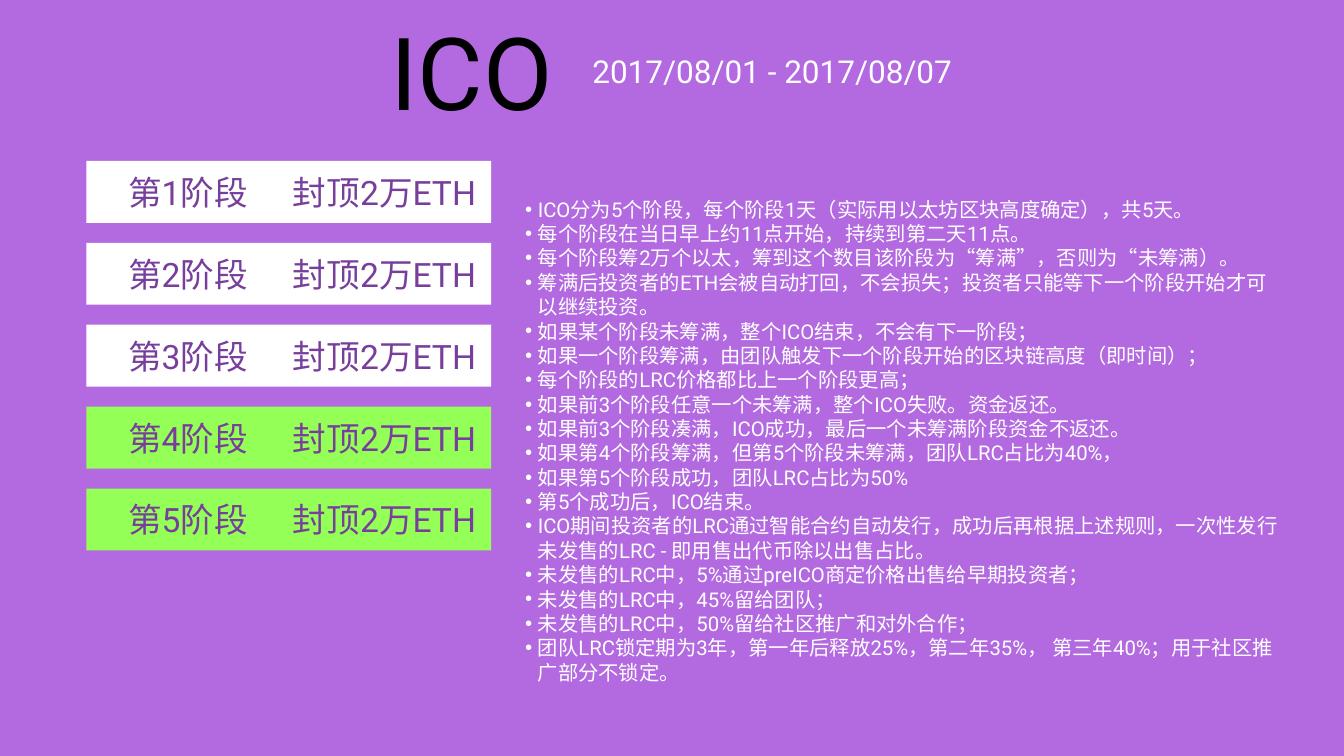
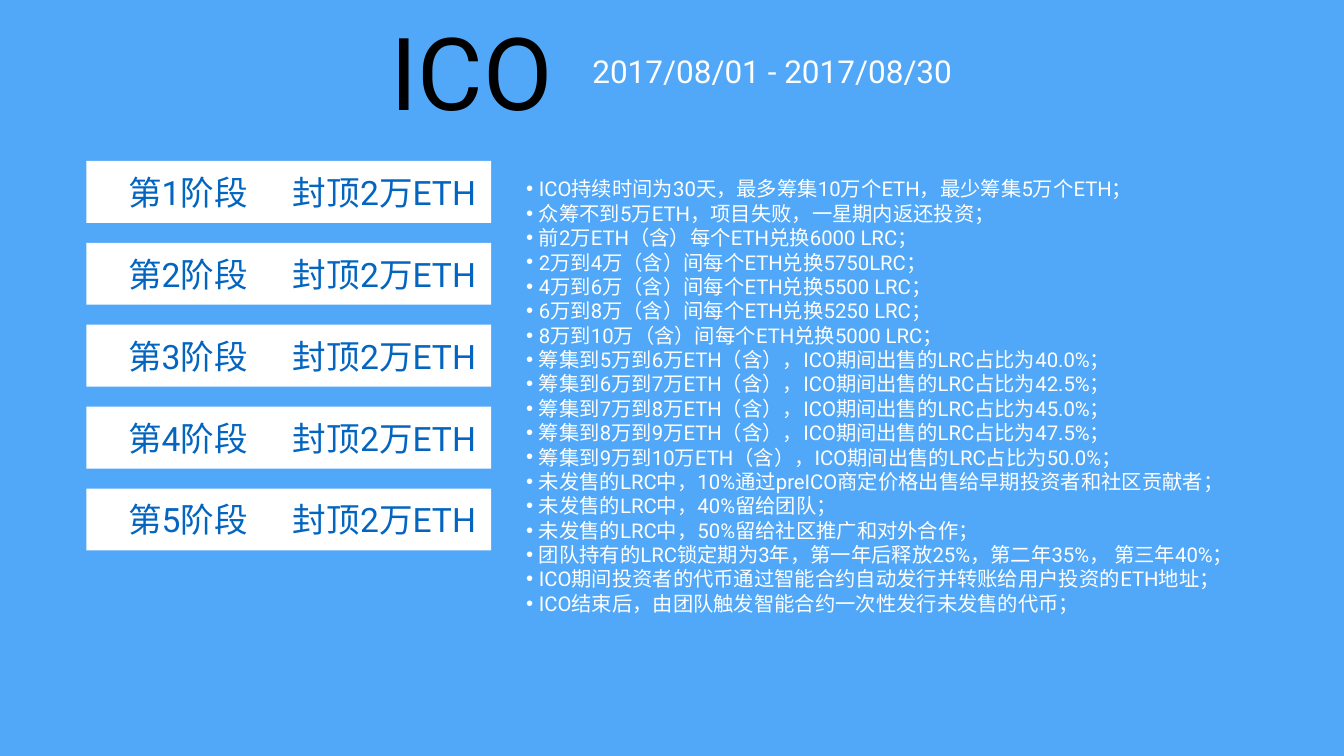
Before and after one commit to Loopring/whitepaper, a slide deck: slide 20 of keynote/loopring-technical.pptx. Drawn at 1344x756 pixels with LibreOffice and Linux fonts; fonts in the diff are those of the drawing. Boxes give left, top, right and bottom in pixels: in the first picture for what was removed or moved away, otherwise in the second. Text is boxed around its words. In the diff, an @@ line names an element or a change of style, - is before the commit and + after.

```diff
--- a/keynote/loopring-technical.pptx
+++ b/keynote/loopring-technical.pptx
@@ background #B36AE1 to #51A8F9 @@
@@ text at box(592, 60, 952, 85): text changed @@
-2017/08/01 - 2017/08/07
+2017/08/01 - 2017/08/30
@@ text "ICO持续时间为30天，最多筹集10万个ETH，最少筹集5万个ETH；": place and size @@
-text "ICO持续时间为30天，最多筹集10万个ETH，最少筹集5万个ETH；" at box(538, 200, 1278, 682)
+text "ICO持续时间为30天，最多筹集10万个ETH，最少筹集5万个ETH；" at box(539, 179, 1233, 614)
@@ text at box(539, 179, 1224, 516): text changed @@
-• ICO分为5个阶段，每个阶段1天（实际用以太坊区块高度确定），共5天。
-• 每个阶段在当日早上约11点开始，持续到第二天11点。
-• 每个阶段筹2万个以太，筹到这个数目该阶段为“筹满”，否则为“未筹满）。
-• 筹满后投资者的ETH会被自动打回，不会损失；投资者只能等下一个阶段开始才可以继续投资。
-• 如果某个阶段未筹满，整个ICO结束，不会有下一阶段；
-• 如果一个阶段筹满，由团队触发下一个阶段开始的区块链高度（即时间）；
-• 每个阶段的LRC价格都比上一个阶段更高；
-• 如果前3个阶段任意一个未筹满，整个ICO失败。资金返还。
-• 如果前3个阶段凑满，ICO成功，最后一个未筹满阶段资金不返还。
-• 如果第4个阶段筹满，但第5个阶段未筹满，团队LRC占比为40%，
-• 如果第5个阶段成功，团队LRC占比为50%
-• 第5个成功后，ICO结束。
-• ICO期间投资者的LRC通过智能合约自动发行，成功后再根据上述规则，一次性发行未发售的LRC - 即用售出代币除以出售占比。
-• 未发售的LRC中，5%通过preICO商定价格出售给早期投资者；
-• 未发售的LRC中，45%留给团队；
+• ICO持续时间为30天，最多筹集10万个ETH，最少筹集5万个ETH；
+• 众筹不到5万ETH，项目失败，一星期内返还投资；
+• 前2万ETH（含）每个ETH兑换6000 LRC；
+• 2万到4万（含）间每个ETH兑换5750LRC；
+• 4万到6万（含）间每个ETH兑换5500 LRC；
+• 6万到8万（含）间每个ETH兑换5250 LRC；
+• 8万到10万（含）间每个ETH兑换5000 LRC；
+• 筹集到5万到6万ETH（含），ICO期间出售的LRC占比为40.0%；
+• 筹集到6万到7万ETH（含），ICO期间出售的LRC占比为42.5%；
+• 筹集到7万到8万ETH（含），ICO期间出售的LRC占比为45.0%；
+• 筹集到8万到9万ETH（含），ICO期间出售的LRC占比为47.5%；
+• 筹集到9万到10万ETH（含），ICO期间出售的LRC占比为50.0%；
+• 未发售的LRC中，10%通过preICO商定价格出售给早期投资者和社区贡献者；
+• 未发售的LRC中，40%留给团队；
@@ text colour #773F9B to #0365C0 in 3 elements at box(86, 161, 491, 223), box(86, 243, 491, 305), box(86, 325, 491, 387) @@
@@ rectangle "第4阶段 封顶2万ETH" at box(86, 407, 491, 469): text colour #773F9B to #0365C0; fill #94FF56 to #FFFFFF @@
@@ rectangle "第5阶段 封顶2万ETH" at box(86, 488, 491, 550): text colour #773F9B to #0365C0; fill #94FF56 to #FFFFFF @@
@@ text at box(539, 545, 1233, 614): text changed @@
-• 团队LRC锁定期为3年，第一年后释放25%，第二年35%， 第三年40%；用于社区推广部分不锁定。
+• 团队持有的LRC锁定期为3年，第一年后释放25%，第二年35%， 第三年40%；
+• ICO期间投资者的代币通过智能合约自动发行并转账给用户投资的ETH地址；
+• ICO结束后，由团队触发智能合约一次性发行未发售的代币；
```
Also in this commit, not shown: 8 other slides changed, 3 other files.
